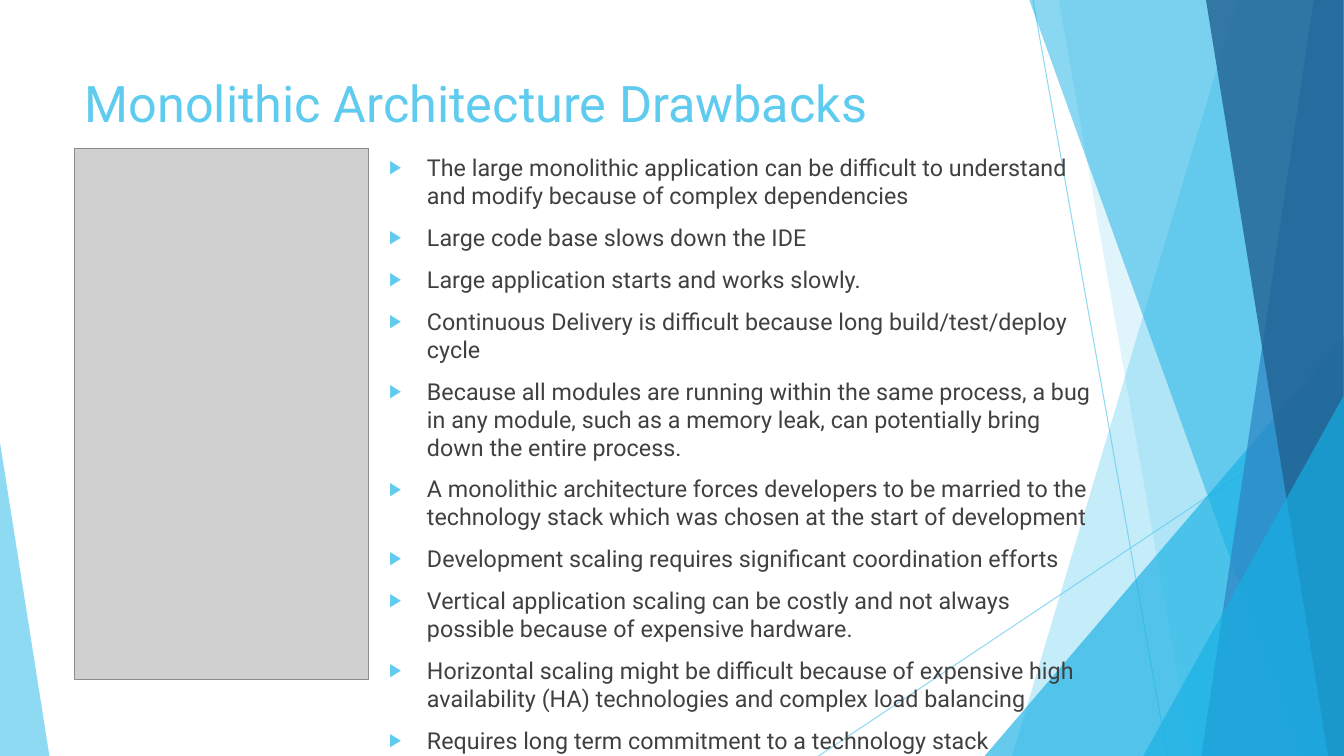
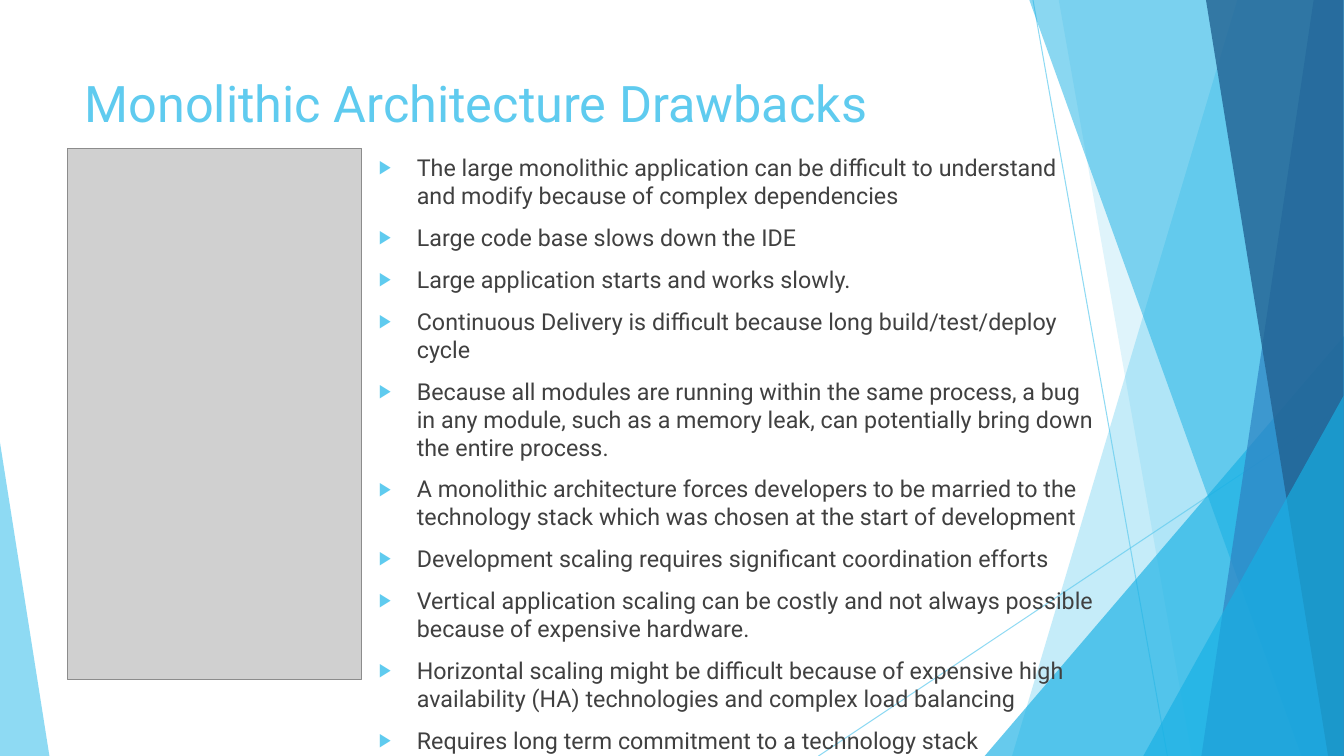
Before and after one commit to vlytsus/springboot-cloud-demo-one, a slide deck: slide 8 of docs/Introduction_To_Microservices_Part_1_monolith.pptx. Drawn at 1344x756 pixels with LibreOffice and Linux fonts; fonts in the diff are those of the drawing; grey boxes stand for pictures. Boxes give left, top, right and bottom in pixels: in the first picture for what was removed or moved away, otherwise in the second. Text is boxed around its words. In the diff, an @@ line names an element or a change of style, - is before the commit and + after.

```diff
--- a/docs/Introduction_To_Microservices_Part_1_monolith.pptx
+++ b/docs/Introduction_To_Microservices_Part_1_monolith.pptx
@@ picture: place and size @@
-picture at <box>75,148,369,680</box>
+picture at <box>68,148,362,680</box>
@@ text "The large monolithic application can ..." rewrapped from <box>427,155,1090,713</box> to <box>417,158,1093,713</box> @@
```
Also in this commit, not shown: 2 other slides changed, 1 slide added, 1 other file.
